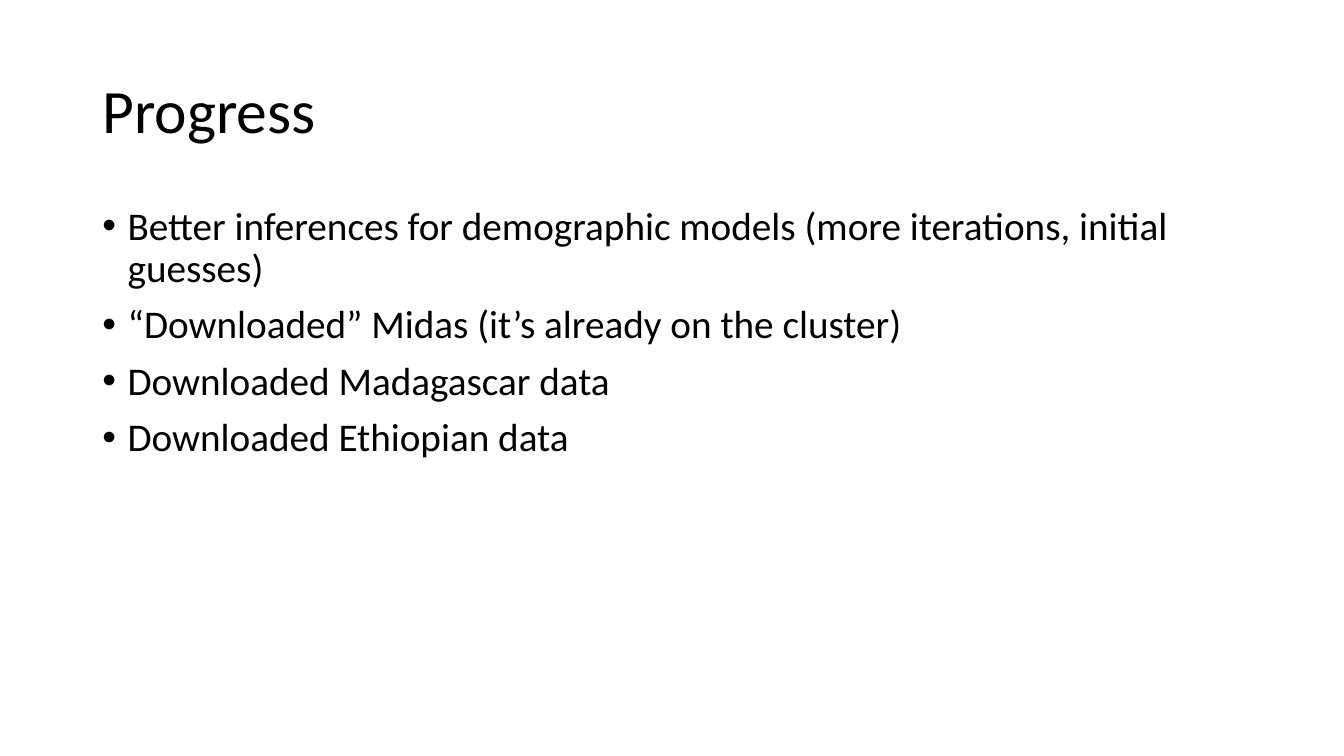
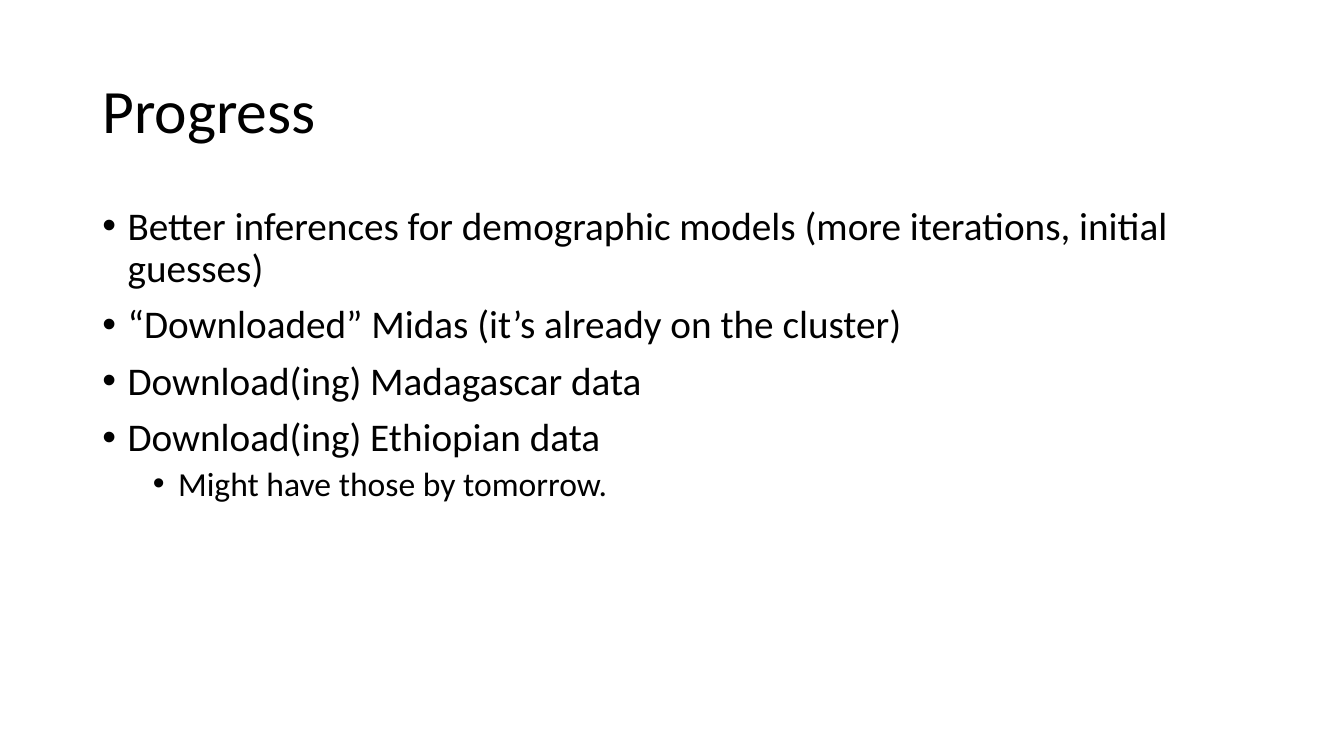
Before and after one commit to jon-mah/demo_for_ccgb, a slide deck: slide 5 of Summary/20210125_demo_for_ccgb_rotation_update.pptx. Drawn at 1344x756 pixels with LibreOffice and Linux fonts; fonts in the diff are those of the drawing. Boxes give left, top, right and bottom in pixels: in the first picture for what was removed or moved away, otherwise in the second. Text is boxed around its words. In the diff, an @@ line names an element or a change of style, - is before the commit and + after.

Commit message:
SRA data formatting.

```diff
--- a/Summary/20210125_demo_for_ccgb_rotation_update.pptx
+++ b/Summary/20210125_demo_for_ccgb_rotation_update.pptx
@@ text at box(128, 366, 641, 502): text changed @@
-• Downloaded Madagascar data
-• Downloaded Ethiopian data
+• Download(ing) Madagascar data
+• Download(ing) Ethiopian data
+  • Might have those by tomorrow.
```
Also in this commit, not shown: 1 other slide changed, 2 other files.
